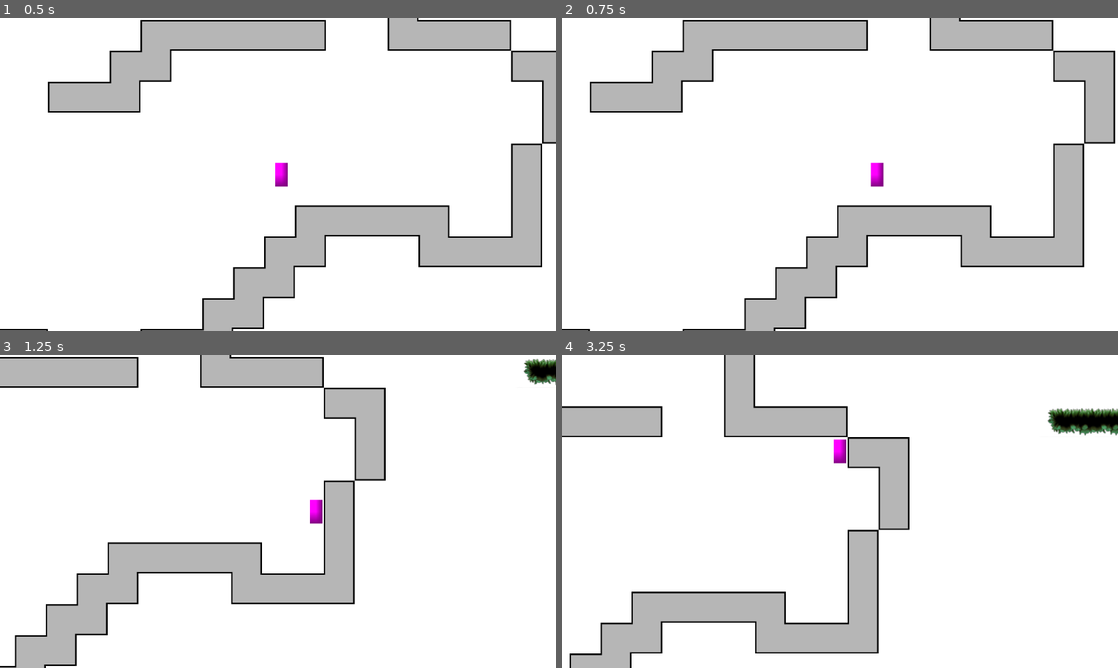
Above: before the commit, frames 1-4 (two rows, left to right).
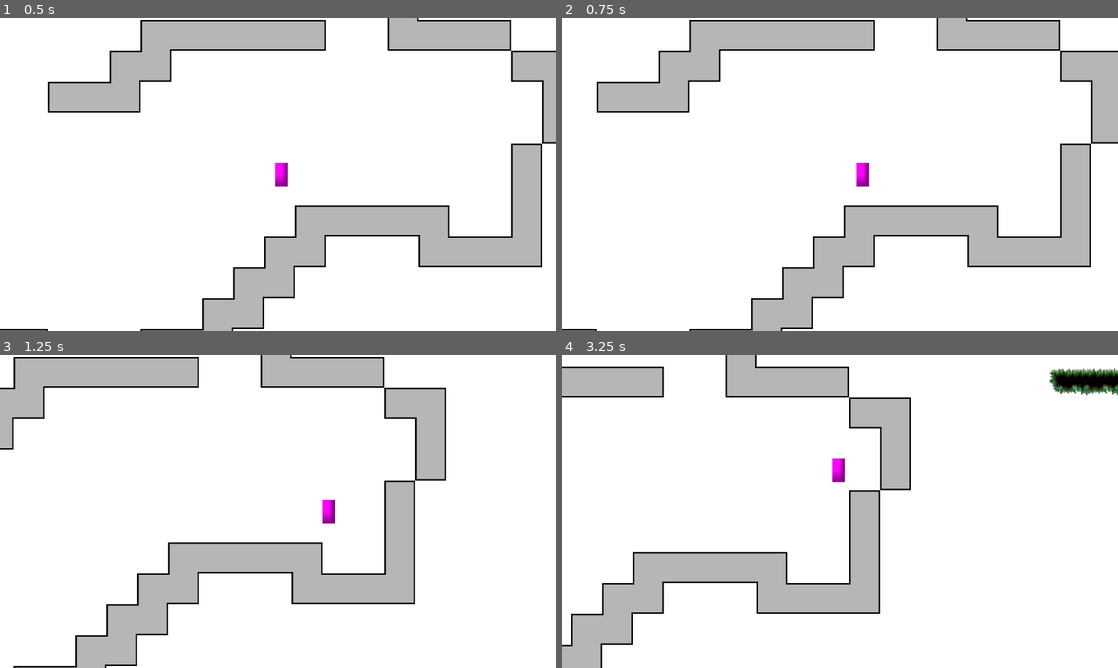
Above: after the commit, the same moments.

Repository: kit-solent/refrigerate
Game: Godot game, scene res://core/ingame.tscn
The game is run twice, just before and just after one commit, with the same random seed, the same clock (stepped at 60 frames per second) and the same inputs. Sound files missing from this copy of the repository are replaced by a short silence.
Inputs:
- Up to frame 1 (0.5 s): no input
- Up to frame 2 (0.75 s): hold Right (player right) from 0.53 s (still down)
- Up to frame 3 (1.25 s): keep holding Right (player right)
- Up to frame 4 (3.25 s): release Right (player right) at 1.28 s; hold Down (player backward) 1.28-2.03 s; hold Right (player right) 2.03-2.78 s; hold Up (player forward) from 2.78 s (still down)

Frame 1 is identical in both runs. In frame 2, 4.9% of the frame differs, in the area x 4-100%, y 0-100%; in frame 3, 24%; in frame 4, 25%, in the area x 0-100%, y 0-100%.

Commit message:
SaveBot commit at 2025-11-23 14:14:29

Diff:
--- a/core/core.gd
+++ b/core/core.gd
@@ -20,7 +20,7 @@
 @export var font:FontFile
 
 
-@onready var main:Node = null
+@onready var main:InGame = null
 
 signal debug_action
 
--- a/core/ingame.gd
+++ b/core/ingame.gd
@@ -1,4 +1,6 @@
-extends Control
+# NOTE: This class does not have the full functionality of the ingame
+# scene and is only for type hinting purposes.
+class_name InGame extends Control
 
 @onready var camera_target = get_player()
 
@@ -13,3 +15,6 @@
 
 func get_player():
 	return %world/players/player
+
+func get_camera():
+	return %world/meta/camera
--- a/core/player/player.tscn
+++ b/core/player/player.tscn
@@ -19,6 +19,7 @@
 max_contacts_reported = 16
 linear_damp = 40.0
 script = ExtResource("1_ryxhe")
+move_velocity = 600.0
 
 [node name="platformer_collision" type="CollisionShape2D" parent="."]
 shape = SubResource("CapsuleShape2D_6jli1")
--- a/core/tools.gd
+++ b/core/tools.gd
@@ -182,7 +182,8 @@
 	if are_colinear(PackedVector2Array([new[-1], new[0], new[1]])):
 		new.remove_at(0)
 	if are_colinear(PackedVector2Array([new[-2], new[-1], new[0]])):
-		new.remove_at(-1)
+		# remove_at doesn't support negative indices.
+		new.remove_at(new.size() - 1)
 
 	return new
 
@@ -619,3 +620,23 @@
 		new.append(i + transform)
 
 	return new
+
+func lines_intersect(line1:PackedVector2Array, line2:PackedVector2Array):
+	"""
+	Returns a list of all intersections between `line1` and `line2`. If
+	the lines don't intersect then return an empty PackedVector2Array.
+	"""
+	var intersections = PackedVector2Array()
+
+	for i1 in range(0, line1.size()-1): # loop from the first to the 2nd to last index.
+		var p11 = line1[i1]
+		var p12 = line1[i1 + 1]
+		for i2 in range(0, line2.size()-1):
+			var p21 = line2[i2]
+			var p22 = line2[i2 + 1]
+
+			var intersect = Geometry2D.segment_intersects_segment(p11,p12,p21,p22)
+			if intersect:
+				intersections.append(intersect)
+
+	return intersections
--- a/features/portals/portal.gd
+++ b/features/portals/portal.gd
@@ -7,6 +7,11 @@
 
 @onready var target:Node = Core.main.get_player()
 
+signal telleported(node:Node)
+
+# if true then the portal will not telleport bodies until the next frame.
+var skip_frame = false
+
 func _ready():
 	$sub_viewport.world_2d = get_viewport().world_2d
 
@@ -14,6 +19,11 @@
 	$on_screen_notifier.rect = Core.tools.line_bounds($line.points).grow(64)
 
 var delay_a_frame = true
+
+# Stores the position of the target in local
+# coordinates as of the last frame. Used to
+# see where they have come from.
+@onready var prev_target_pos:Vector2 = to_local(target.global_position)
 
 func _process(_delta:float):
 	# putting this in ready doesn't work for some reason so do it on the
@@ -36,12 +46,43 @@
 		# camera is inside a viewport and so doesn't have coordinates local to the pair (I think).
 		$sub_viewport/camera_2d.global_position = pair.global_position
 
+		# check if the player needs telleporting.
+		var target_pos = to_local(target.global_position) # get the current target position
+		var intersections = Core.tools.lines_intersect(
+			PackedVector2Array([prev_target_pos, target_pos]), # construct a line from `prev_target_pos` to `target_pos`
+			$line.points # and count the times it cuts through the portal line.
+		)
+
+		if len(intersections) > 0 and (not skip_frame):
+				# if the players movement in the last frame takes them through the portal
+				# line then teleport them to the new location with the same local offset.
+				target.global_position = pair.global_position + target_pos
+
+				# telleport the camera without smoothing. As camera positioning is done in
+				# the ingame script we need to move it manually here.
+				Core.main.get_camera().global_position = target.global_position
+				Core.main.get_camera().reset_smoothing()
+
+				# let the universe know that we just telleported the target.
+				telleported.emit(target)
+
+				# tell our pair not to send the target straight back again.
+				pair.skip_telleportation_frame()
+
 		# update the view
 		if $on_screen_notifier.is_on_screen():
 			set_view(target)
 
-		# check if the player needs telleporting.
+	prev_target_pos = to_local(target.global_position)
+	skip_frame = false
 
+func skip_telleportation_frame():
+	"""
+	When called, tells this portal not to transport bodies this frame.
+	This is to prevent 'double telleports' where the motion of telleporting
+	causes the body to be taken straight back again.
+	"""
+	skip_frame = true
 
 # keeps trask of if there are currently polygons displayed in the view
 var polygons_in_view:bool = false
@@ -69,12 +110,13 @@
 		new.texture_offset = -$texture_storage.texture.get_size()/2
 
 		# add a border for debugging
-		var border = Line2D.new()
-		border.default_color = Color.RED
-		border.width = 4.0
-		border.points = new.polygon # use the polygon border to make the line
-		border.add_point(new.polygon.get(0)) # and connect it up with the last point again
-		new.add_child(border)
+		if false:
+			var border = Line2D.new()
+			border.default_color = Color.RED
+			border.width = 4.0
+			border.points = new.polygon # use the polygon border to make the line
+			border.add_point(new.polygon.get(0)) # and connect it up with the last point again
+			new.add_child(border)
 
 		$view.add_child(new)
 
--- a/features/portals/portal.tscn
+++ b/features/portals/portal.tscn
@@ -28,6 +28,7 @@
 [node name="camera_2d" type="Camera2D" parent="sub_viewport"]
 
 [node name="view" type="Node2D" parent="."]
+modulate = Color(0, 0, 0, 1)
 
 [node name="on_screen_notifier" type="VisibleOnScreenNotifier2D" parent="."]
 rect = Rect2(-32, -64, 64, 128)
--- a/levels/level1.tscn
+++ b/levels/level1.tscn
@@ -16,10 +16,18 @@
 [node name="marker_2d" type="Marker2D" parent="." index="1"]
 position = Vector2(600, -113)
 
-[node name="portal" parent="." index="2" node_paths=PackedStringArray("pair") instance=ExtResource("4_ua5ty")]
+[node name="color_rect" type="ColorRect" parent="." index="2"]
+visible = false
+offset_left = -220.0
+offset_top = -943.0
+offset_right = 211.0
+offset_bottom = -289.0
+color = Color(1, 0, 0, 1)
+
+[node name="portal" parent="." index="3" node_paths=PackedStringArray("pair") instance=ExtResource("4_ua5ty")]
 position = Vector2(246, -625)
 pair = NodePath("../portal2")
 
-[node name="portal2" parent="." index="3" node_paths=PackedStringArray("pair") instance=ExtResource("4_ua5ty")]
+[node name="portal2" parent="." index="4" node_paths=PackedStringArray("pair") instance=ExtResource("4_ua5ty")]
 position = Vector2(1546, -356)
 pair = NodePath("../portal")
--- /dev/null
+++ b/testing/misc.gd
@@ -0,0 +1,5 @@
+extends Node2D
+
+
+func _ready():
+	pass
--- a/testing/misc.tscn
+++ b/testing/misc.tscn
@@ -1,8 +1,10 @@
-[gd_scene load_steps=2 format=3 uid="uid://cro7v0jnxb4g7"]
+[gd_scene load_steps=3 format=3 uid="uid://cro7v0jnxb4g7"]
 
 [ext_resource type="Texture2D" uid="uid://csljnkn6yoton" path="res://assets/particles/bubbles/bubble_3.png" id="1_65534"]
+[ext_resource type="Script" uid="uid://d02qxnuk6ltgi" path="res://testing/misc.gd" id="1_yh37i"]
 
 [node name="misc" type="Node2D"]
+script = ExtResource("1_yh37i")
 
 [node name="texture_rect" type="TextureRect" parent="."]
 offset_left = 428.0
Not shown, added: testing/misc.gd.uid
